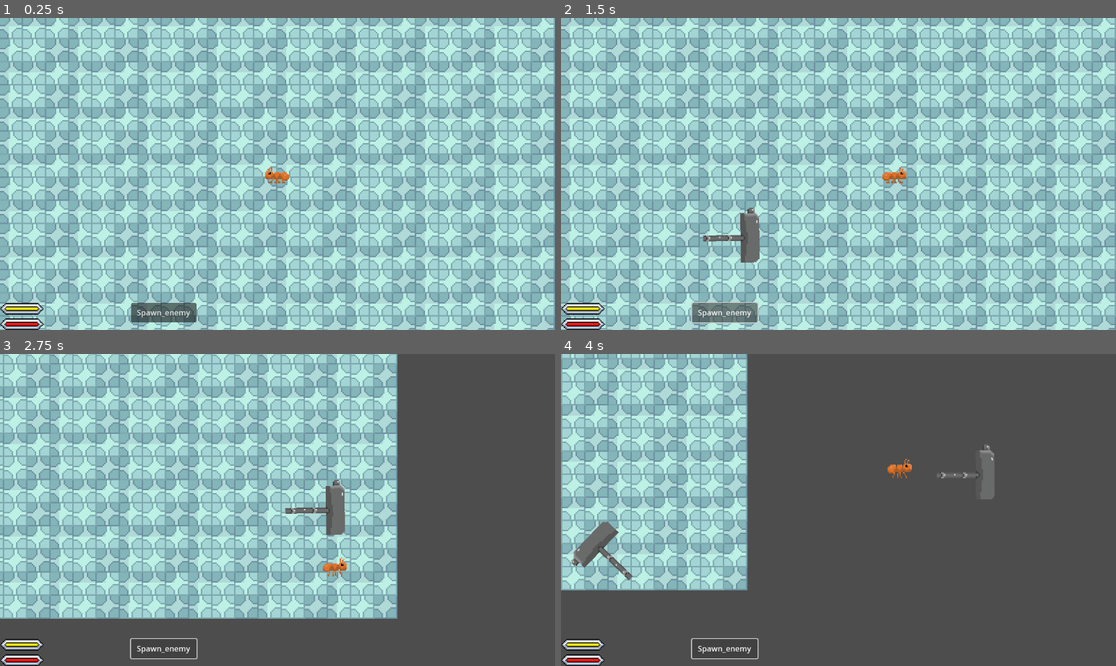
Above: before the commit, frames 1-4 (two rows, left to right).
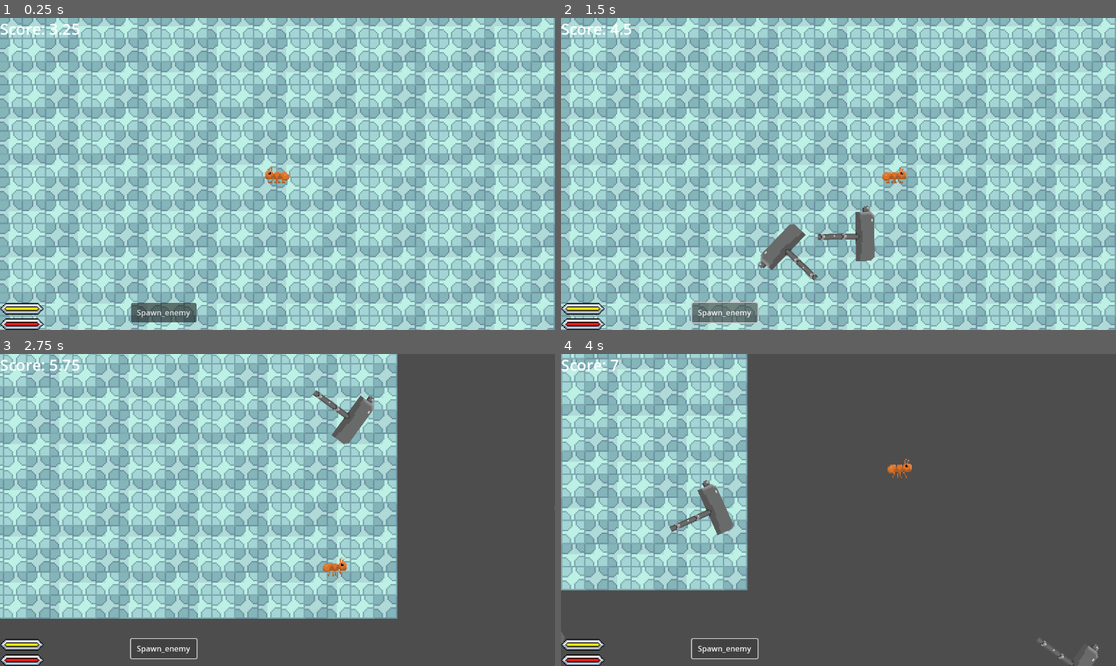
Above: after the commit, the same moments.

Repository: MikaYusub/AntGame
Game: Godot game, scene res://Scenes/Level/Level.tscn
The game is run twice, just before and just after one commit, with the same random seed, the same clock (stepped at 60 frames per second) and the same inputs.
Inputs:
- Up to frame 1 (0.25 s): no input
- Up to frame 2 (1.5 s): click "Spawn_enemy" at 0.5 s; hold D (right) from 1.28 s (still down); hold Shift (sprint) from 1.28 s (still down)
- Up to frame 3 (2.75 s): release D (right) at 2.03 s; release Shift (sprint) at 2.03 s; hold S (down) from 2.03 s (still down); tap Shift (sprint) at 2.1 s
- Up to frame 4 (4 s): release S (down) at 2.78 s; hold D (right) 2.78-3.53 s; hold Shift (sprint) 2.78-3.53 s; hold Up (up) from 3.53 s (still down); tap Shift (sprint) at 3.6 s

The runs differ from the first frame. In frame 1, 0.2% of the frame differs, in the area x 0-15%, y 1-6%; in frame 2, 2.2%, in the area x 0-57%, y 1-85%; in frame 3, 1.6%; in frame 4, 2.2%.

Commit message:
Add score and enemy speed and acceleration update

Diff:
--- a/Scenes/Enemy/enemy.gd
+++ b/Scenes/Enemy/enemy.gd
@@ -10,18 +10,22 @@
 var damage: float = 10
 @onready var viewport_rect = get_viewport_rect()
 
+var shown_on_vp = false
+
 func _ready():
 	randomize()
-	# camera.make_current()
 
-func _physics_process(_delta):
+func _physics_process(delta):
 	var direction = start_point.direction_to(end_point)
 
-	if position.distance_to(end_point) > 1:
-		position += direction * speed * _delta
-	else:
-		position = end_point
+	position += direction * speed * delta
+
+	var vp = get_camera_rect().grow(100)
+
+	if (!vp.intersects(Rect2(position, Vector2(1, 1)))) and shown_on_vp:
 		queue_free()
+
+	shown_on_vp = vp.intersects(Rect2(position, Vector2(1, 1)))
 
 
 func get_camera_rect() -> Rect2:
@@ -35,9 +39,6 @@
 	choose_random_points(get_camera_rect())
 	position = start_point
 	rotation = start_point.angle_to_point(end_point) + PI / 2
-
-	# choose_random_points(viewport_rect)
-	# queue_redraw()
 
 func choose_random_points(play_area: Rect2):
 	start_point = get_random_point_outside_viewport(play_area)
--- a/Scenes/Level/Level.gd
+++ b/Scenes/Level/Level.gd
@@ -4,9 +4,13 @@
 @onready var staminaBar = $CanvasLayer/StaminaBar
 @onready var player = $Player
 @onready var enemy_scene = preload("res://Scenes/Enemy/Enemy.tscn")
+@onready var time = $CanvasLayer/Score
+@onready var timer = $Timer
 
 @export var enemy_speed: float = 500
 @export var enemy_scale: float = 3
+@export var enemy_acceleration: float = 10
+@export var enemy_timer_decay: float = 0.01
 
 func _ready():
     Signals.connect("player_health_changed", Callable(self, "_on_player_health_changed"))
@@ -16,6 +20,11 @@
     staminaBar.max_value = player.max_stamina
     staminaBar.value = staminaBar.max_value
 
+func _process(delta):
+    time.text = "Score: " + str(Time.get_ticks_msec() / 1000.0)
+
+    enemy_speed += enemy_acceleration * delta
+    timer.wait_time -= enemy_timer_decay * delta
 
 #test spawn enemy button for development
 func _on_button_pressed():
--- a/Scenes/Level/Level.tscn
+++ b/Scenes/Level/Level.tscn
@@ -261,6 +261,7 @@
 
 [node name="Level" type="Node2D"]
 script = ExtResource("1_8fc4u")
+enemy_speed = 750.0
 
 [node name="TileMap" type="TileMap" parent="."]
 tile_set = SubResource("TileSet_2f2jm")
@@ -303,11 +304,16 @@
 text = "Spawn_enemy
 "
 
+[node name="Score" type="Label" parent="CanvasLayer"]
+offset_right = 40.0
+offset_bottom = 23.0
+theme_override_font_sizes/font_size = 32
+text = "Score: 0"
+
 [node name="Player" parent="." instance=ExtResource("3_k4fat")]
 position = Vector2(576, 328)
 
 [node name="Timer" type="Timer" parent="."]
-wait_time = 3.0
 autostart = true
 
 [connection signal="pressed" from="CanvasLayer/Button" to="." method="_on_button_pressed"]
--- a/Scenes/Player/Player.tscn
+++ b/Scenes/Player/Player.tscn
@@ -41,7 +41,7 @@
 scale = Vector2(2.5, 2.5)
 sprite_frames = SubResource("SpriteFrames_c2kbg")
 autoplay = "default"
-frame_progress = 0.715123
+frame_progress = 0.52349
 
 [node name="PlayerCamera" type="Camera2D" parent="."]
 process_callback = 0
Not shown, changed: notes.md
